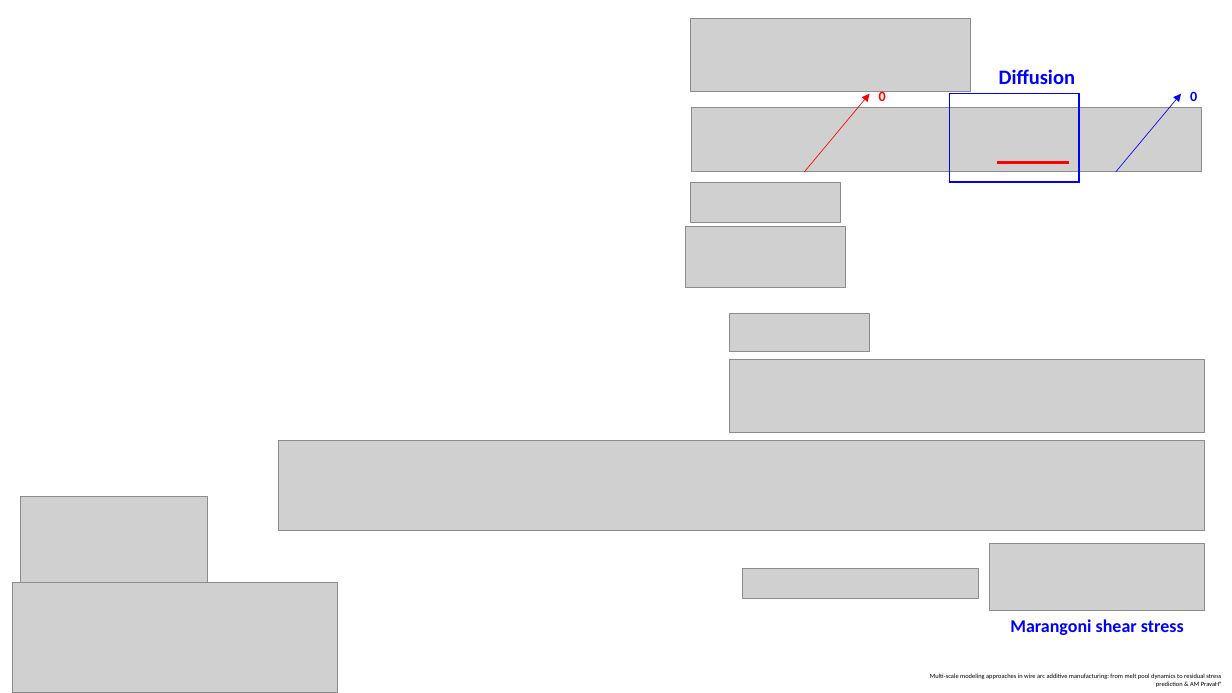
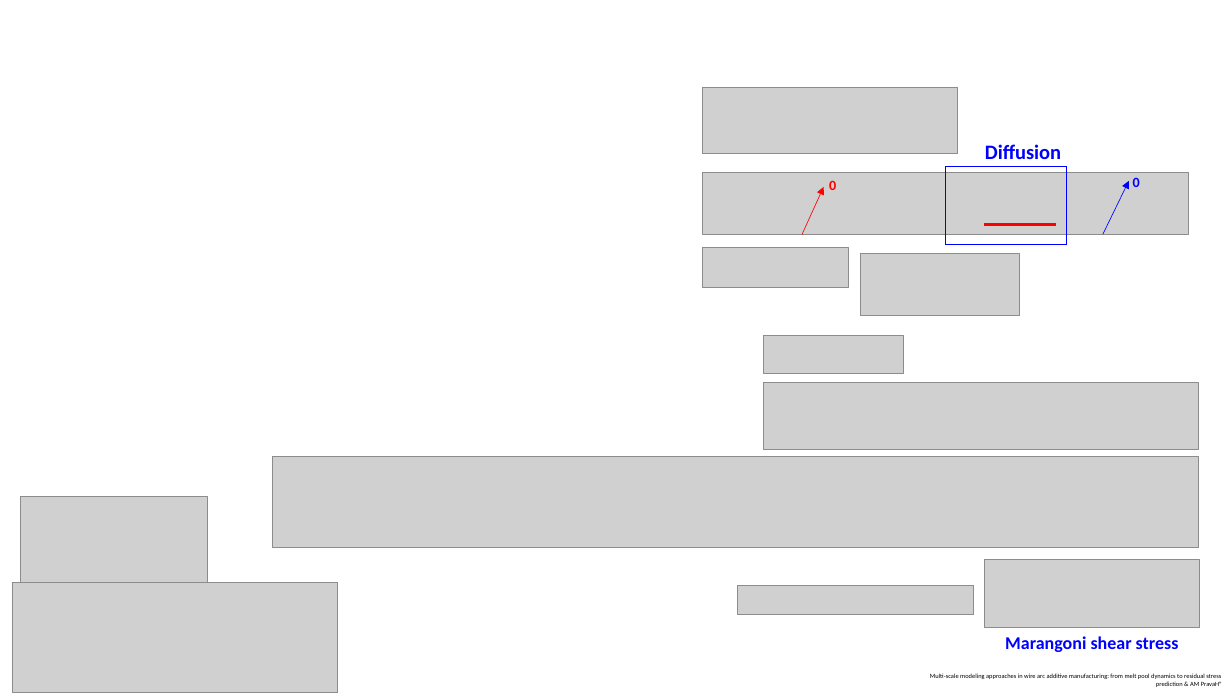
Before and after one commit to grossiRM/AM_FEG, a slide deck: slide 20 of Plano_V02_iii_AM_FEG/d.pptx (slide 11 before the commit). Drawn at 1232x693 pixels with LibreOffice and Linux fonts; fonts in the diff are those of the drawing; grey boxes stand for pictures. Boxes give left, top, right and bottom in pixels: in the first picture for what was removed or moved away, otherwise in the second. Text is boxed around its words. In the diff, an @@ line names an element or a change of style, - is before the commit and + after.

```diff
--- a/Plano_V02_iii_AM_FEG/d.pptx
+++ b/Plano_V02_iii_AM_FEG/d.pptx
@@ picture: place and size @@
-picture at box(691, 18, 971, 91)
+picture at box(702, 88, 958, 154)
@@ text "Diffusion": place and size @@
-text "Diffusion" at box(999, 69, 1075, 84)
+text "Diffusion" at box(985, 144, 1061, 159)
@@ picture: place and size @@
-picture at box(691, 107, 1202, 172)
+picture at box(702, 173, 1189, 235)
@@ text "0" rewrapped from box(879, 89, 886, 105) to box(829, 180, 836, 190) @@
@@ rectangle: place and size @@
-rectangle at box(950, 93, 1080, 182)
+rectangle at box(946, 166, 1067, 245)
@@ text "0": place and size @@
-text "0" at box(1190, 91, 1197, 101)
+text "0" at box(1133, 177, 1140, 187)
@@ arrow moved from (805, 172) - (870, 93) to (802, 235) - (823, 187) @@
@@ arrow moved from (1116, 172) - (1181, 93) to (1104, 235) - (1129, 181) @@
@@ line moved from (997, 163) - (1069, 163) to (984, 225) - (1056, 225) @@
@@ picture: place and size @@
-picture at box(691, 182, 841, 223)
+picture at box(702, 248, 848, 287)
@@ picture: place and size @@
-picture at box(686, 226, 845, 288)
+picture at box(861, 254, 1020, 316)
@@ picture: place and size @@
-picture at box(730, 313, 870, 352)
+picture at box(764, 335, 904, 374)
@@ picture: place and size @@
-picture at box(730, 360, 1205, 433)
+picture at box(764, 383, 1200, 449)
@@ 3 pictures, 1 text: place and size @@
-3 pictures, 1 text at box(278, 440, 1204, 635)
+3 pictures, 1 text at box(273, 457, 1199, 652)
```
Also in this commit, not shown: 10 other slides changed, 10 slides added, 2 slides removed, 7 other files.
